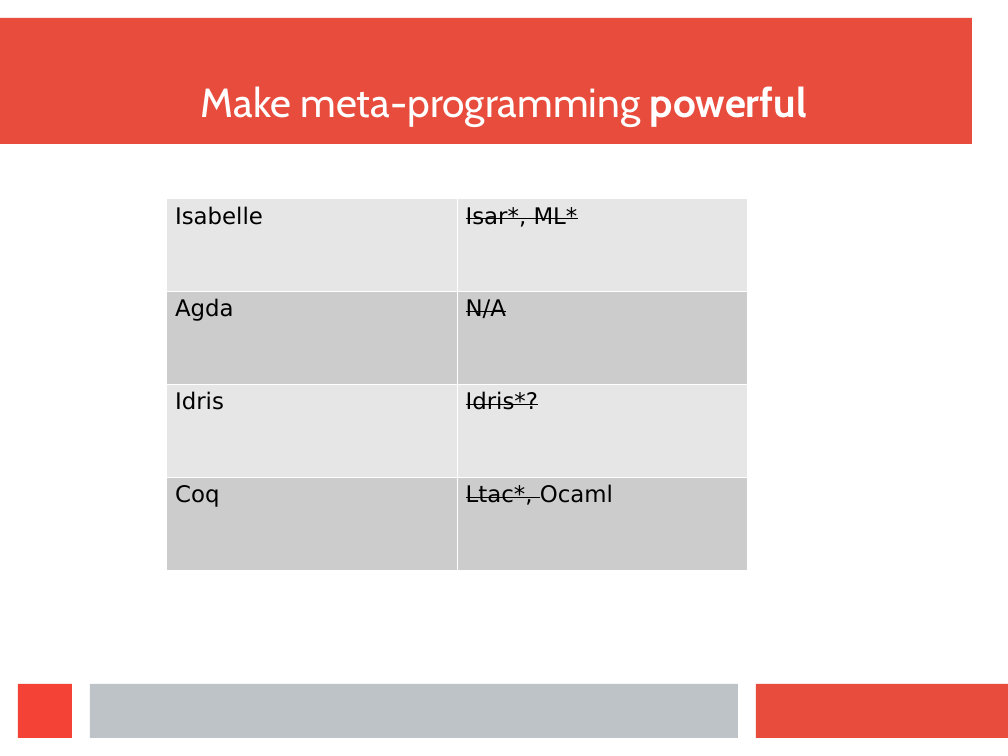
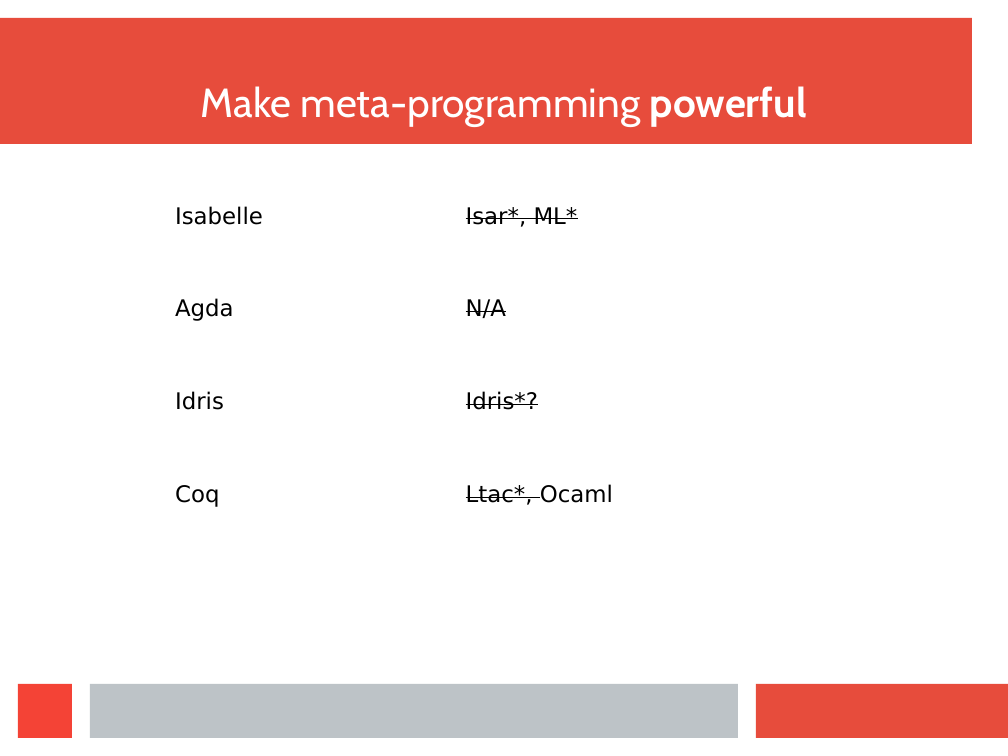
Before and after one commit to wilbowma/cur, a slide deck: slide 12 of hope-2016/slides.odp. Drawn at 1008x756 pixels with LibreOffice and Linux fonts; fonts in the diff are those of the drawing. Boxes give left, top, right and bottom in pixels: in the first picture for what was removed or moved away, otherwise in the second. Text is boxed around its words. In the diff, an @@ line names an element or a change of style, - is before the commit and + after.

```diff
--- a/hope-2016/slides.odp
+++ b/hope-2016/slides.odp
@@ table at (x1=166, y1=198, x2=748, y2=570) @@
@@ fill #E6E6E6 to none in 4 cells @@
@@ fill #CCCCCC to none in 4 cells @@
```
Also in this commit, not shown: 5 other slides changed, 3 slides added, 1 slide removed, 1 other file.
